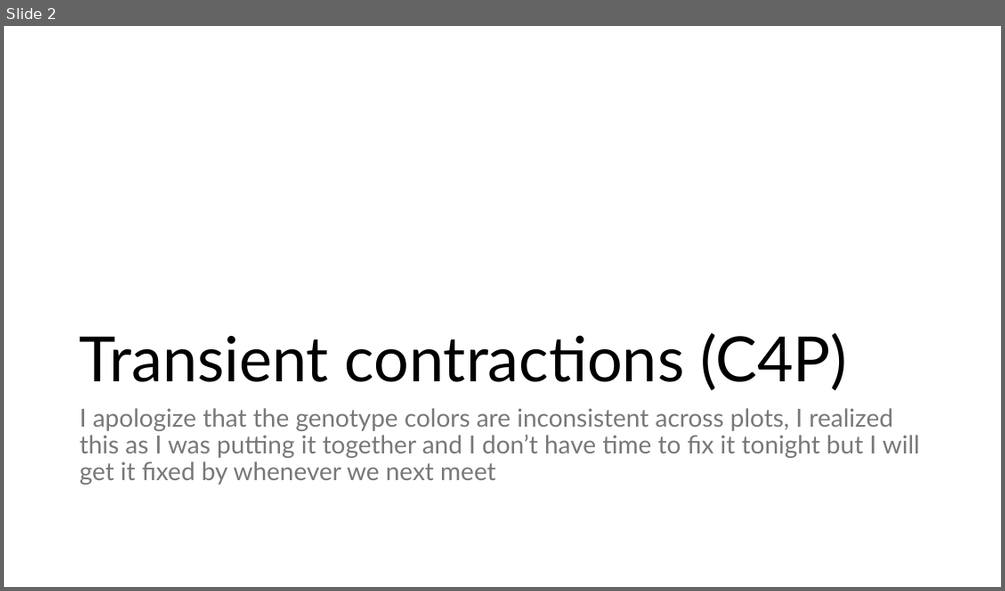
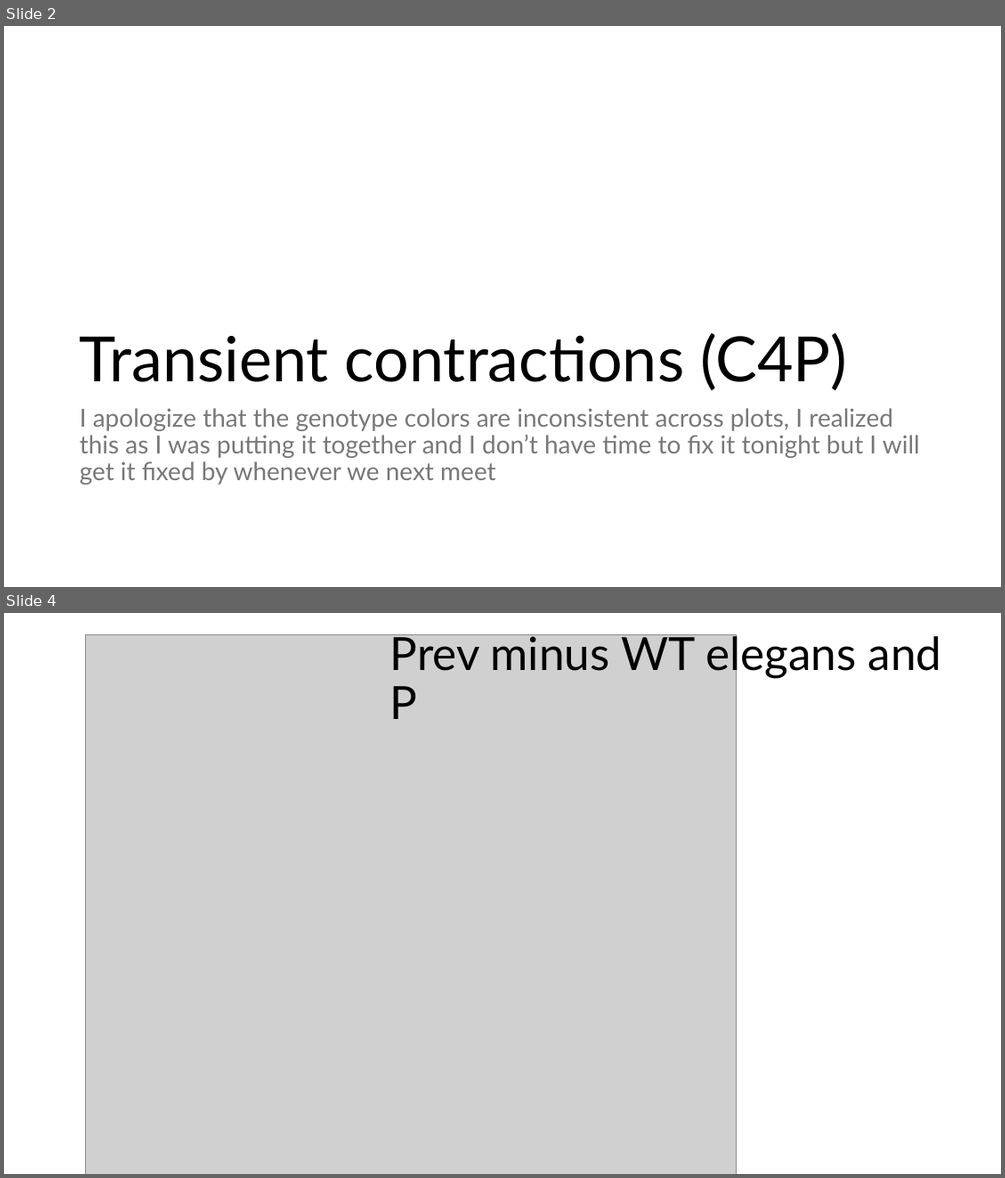
Before and after one commit to s-babish/tcouchii-tradeoff, a slide deck: Presentations/Draft plots for myography trade-off work.pptx. Shown one above the other, each under a label of ours: slide 2 before the commit, slides 2 and 4 after it; the slides between them are not shown. The pictures are 1005x591 and 1005x1178 pixels, drawn with LibreOffice and Linux fonts; fonts in the diff are those of the drawing; grey boxes stand for pictures. Boxes give left, top, right and bottom in pixels: in the first picture for what was removed or moved away, otherwise in the second. Text is boxed around its words. In the diff, an @@ line names an element or a change of style, - is before the commit and + after.

```diff
--- a/Presentations/Draft plots for myography trade-off work.pptx
+++ b/Presentations/Draft plots for myography trade-off work.pptx
@@ slide 4 added at <box>4,613,1001,1174</box>, background #FFFFFF @@
@@ picture added at <box>86,634,736,1174</box> @@
@@ text added at <box>390,630,942,719</box>, 44 pt, text #000000 @@
+Prev minus WT elegans and P
```
Also in this commit, not shown: 5 other slides added, 2 slides removed, 18 other files.
